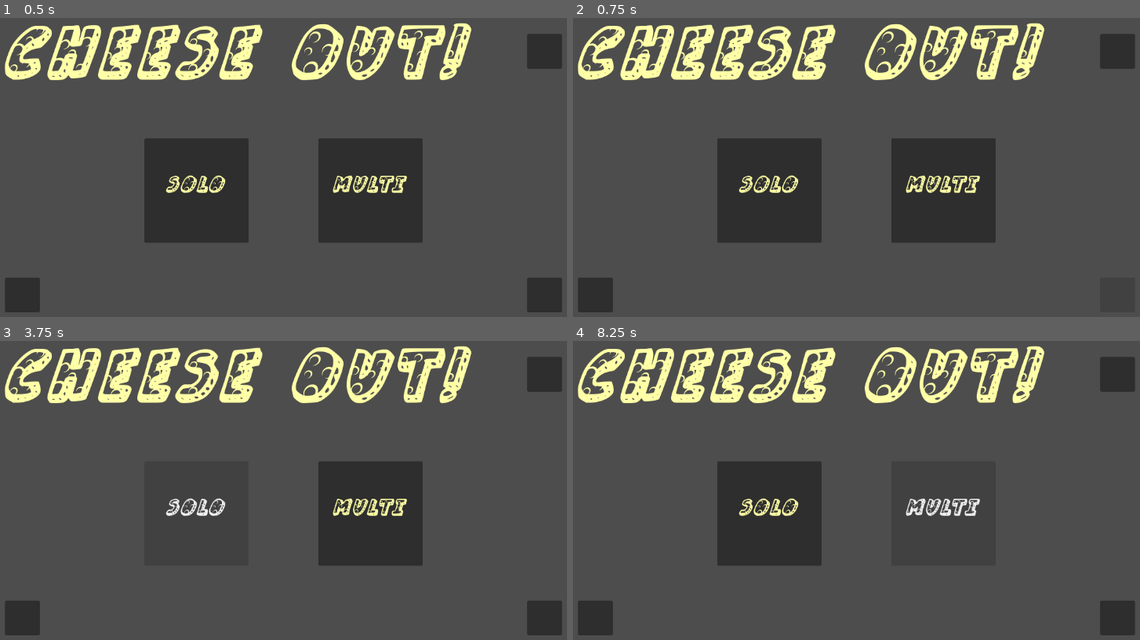
Above: before the commit, frames 1-4 (two rows, left to right).
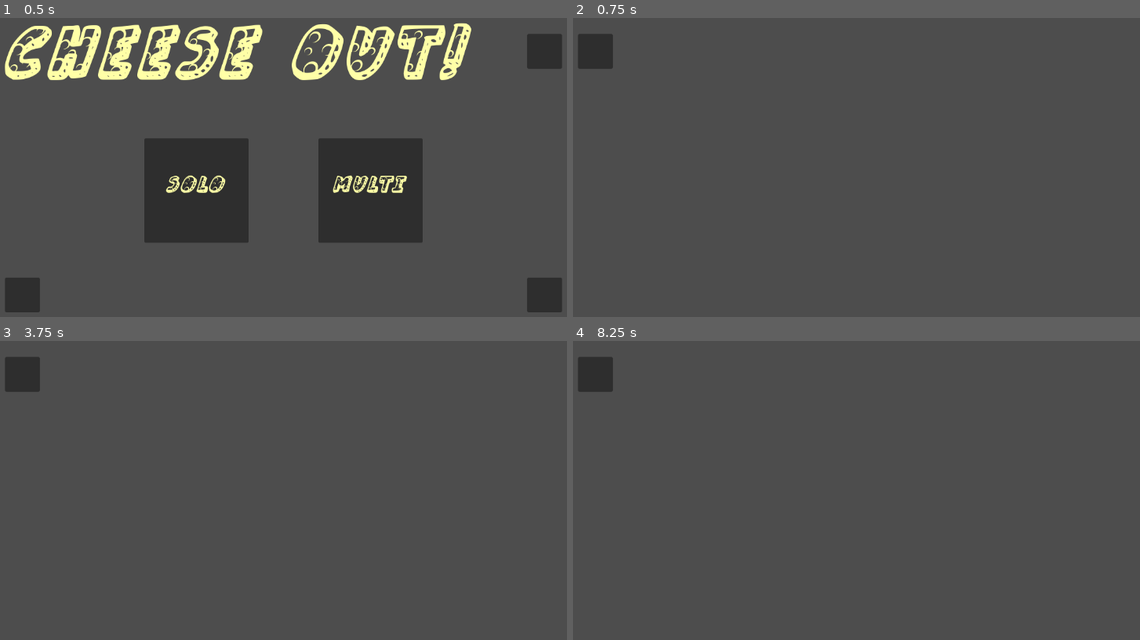
Above: after the commit, the same moments.

Repository: SpykieLucilius/CheeseOut
Game: Godot game, scene res://scenes/menus/start_screen.tscn
The game is run twice, just before and just after one commit, with the same random seed, the same clock (stepped at 60 frames per second) and the same inputs.
Inputs (mouse positions are in pixels of both pictures, inside the frame that each line leads up to):
- Up to frame 1 (0.5 s): no input
- Up to frame 2 (0.75 s): click (1117, 296) at 0.5 s
- Up to frame 3 (3.75 s): click (22, 373) at 1.27 s; click (22, 619) at 2 s; click (22, 373) at 2.77 s; click "Solo" at 3.5 s
- Up to frame 4 (8.25 s): click (595, 373) at 4.27 s; click "Solo" at 5 s; click (595, 619) at 5.77 s; click (771, 514) at 6.5 s, where only the run before the commit has a clickable "Solo"; click (595, 619) at 7.27 s; click (941, 514) at 8 s, where only the run before the commit has a clickable "Multi"

Frame 1 is identical in both runs. In frame 2, 21% of the frame differs, in the area x 0-100%, y 1-99%; in frame 3, 16%; in frame 4, 16%.

Commit message:
adding button connection to scenes

Diff:
--- a/scenes/menus/difficulty_screen.tscn
+++ b/scenes/menus/difficulty_screen.tscn
@@ -4,3 +4,11 @@
 
 [node name="DifficultyScreen" type="Node2D" unique_id=1770934804]
 script = ExtResource("1_84ck3")
+
+[node name="BackButton" type="Button" parent="." unique_id=284057479]
+offset_left = 64.0
+offset_top = 64.0
+offset_right = 128.0
+offset_bottom = 128.0
+
+[connection signal="pressed" from="BackButton" to="." method="_on_back_button_pressed"]
--- a/scenes/menus/other_game_screen.tscn
+++ b/scenes/menus/other_game_screen.tscn
@@ -4,3 +4,11 @@
 
 [node name="OtherGameScreen" type="Node2D" unique_id=1543704870]
 script = ExtResource("1_c6a86")
+
+[node name="BackButton" type="Button" parent="." unique_id=1418120965]
+offset_left = 64.0
+offset_top = 64.0
+offset_right = 128.0
+offset_bottom = 128.0
+
+[connection signal="pressed" from="BackButton" to="." method="_on_back_button_pressed"]
--- a/scenes/menus/settings_screen.tscn
+++ b/scenes/menus/settings_screen.tscn
@@ -10,3 +10,5 @@
 offset_top = 64.0
 offset_right = 128.0
 offset_bottom = 128.0
+
+[connection signal="pressed" from="BackButton" to="." method="_on_back_button_pressed"]
--- a/scenes/menus/start_screen.tscn
+++ b/scenes/menus/start_screen.tscn
@@ -54,3 +54,8 @@
 offset_top = 64.0
 offset_right = 1088.0
 offset_bottom = 128.0
+
+[connection signal="pressed" from="SoloButton" to="." method="_on_solo_button_pressed"]
+[connection signal="pressed" from="SettingButton" to="." method="_on_setting_button_pressed"]
+[connection signal="pressed" from="GamesButton" to="." method="_on_games_button_pressed"]
+[connection signal="pressed" from="QuitButton" to="." method="_on_quit_button_pressed"]
--- a/scripts/scenes/difficulty_screen.gd
+++ b/scripts/scenes/difficulty_screen.gd
@@ -1,11 +1,4 @@
 extends Node2D
 
-
-# Called when the node enters the scene tree for the first time.
-func _ready() -> void:
-	pass # Replace with function body.
-
-
-# Called every frame. 'delta' is the elapsed time since the previous frame.
-func _process(delta: float) -> void:
-	pass
+func _on_back_button_pressed():
+	get_tree().change_scene_to_file("res://scenes/menus/start_screen.tscn")
--- a/scripts/scenes/other_game_screen.gd
+++ b/scripts/scenes/other_game_screen.gd
@@ -1,11 +1,4 @@
 extends Node2D
 
-
-# Called when the node enters the scene tree for the first time.
-func _ready() -> void:
-	pass # Replace with function body.
-
-
-# Called every frame. 'delta' is the elapsed time since the previous frame.
-func _process(_delta: float) -> void:
-	pass
+func _on_back_button_pressed():
+	get_tree().change_scene_to_file("res://scenes/menus/start_screen.tscn")
--- a/scripts/scenes/settings_screen.gd
+++ b/scripts/scenes/settings_screen.gd
@@ -1,11 +1,4 @@
 extends Node2D
 
-
-# Called when the node enters the scene tree for the first time.
-func _ready() -> void:
-	pass # Replace with function body.
-
-
-# Called every frame. 'delta' is the elapsed time since the previous frame.
-func _process(delta: float) -> void:
-	pass
+func _on_back_button_pressed():
+	get_tree().change_scene_to_file("res://scenes/menus/start_screen.tscn")
--- a/scripts/scenes/start_screen.gd
+++ b/scripts/scenes/start_screen.gd
@@ -1,11 +1,17 @@
 extends Node2D
 
+# ------------------------------------------------------------------
+# Menu navigation functions
+# ------------------------------------------------------------------
 
-# Called when the node enters the scene tree for the first time.
-func _ready() -> void:
-	pass # Replace with function body.
+func _on_setting_button_pressed():
+	get_tree().change_scene_to_file("res://scenes/menus/settings_screen.tscn")
 
+func _on_games_button_pressed():
+	get_tree().change_scene_to_file("res://scenes/menus/other_game_screen.tscn")
 
-# Called every frame. 'delta' is the elapsed time since the previous frame.
-func _process(delta: float) -> void:
-	pass
+func _on_solo_button_pressed():
+	get_tree().change_scene_to_file("res://scenes/menus/difficulty_screen.tscn")
+
+func _on_quit_button_pressed():
+	get_tree().quit()
